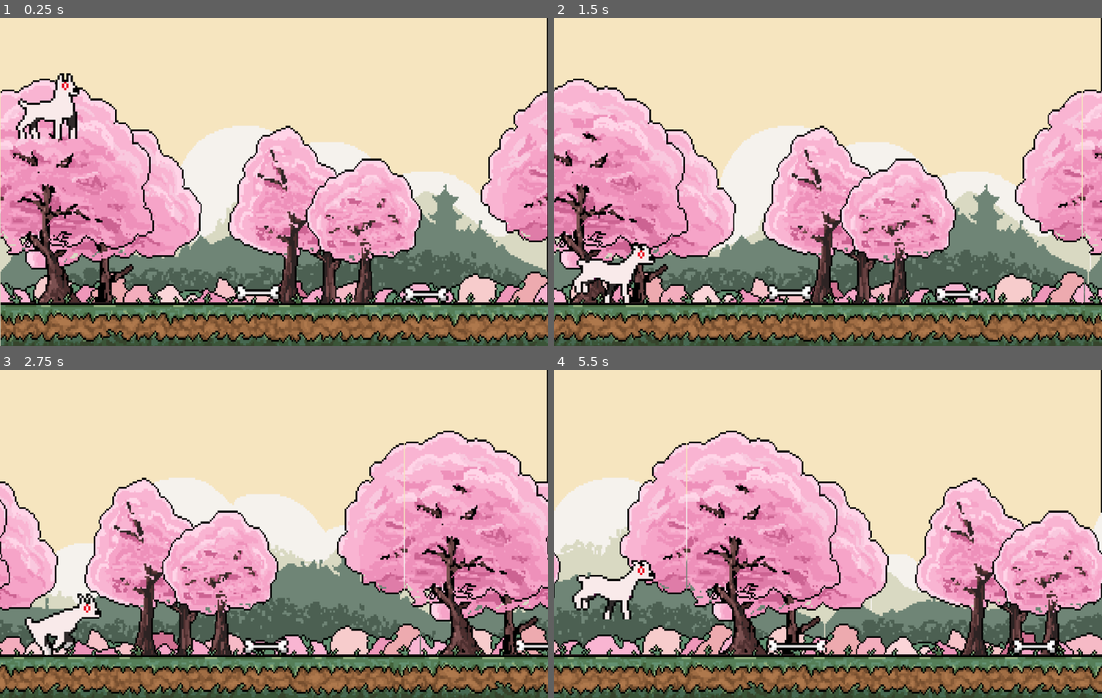
Above: before the commit, frames 1-4 (two rows, left to right).
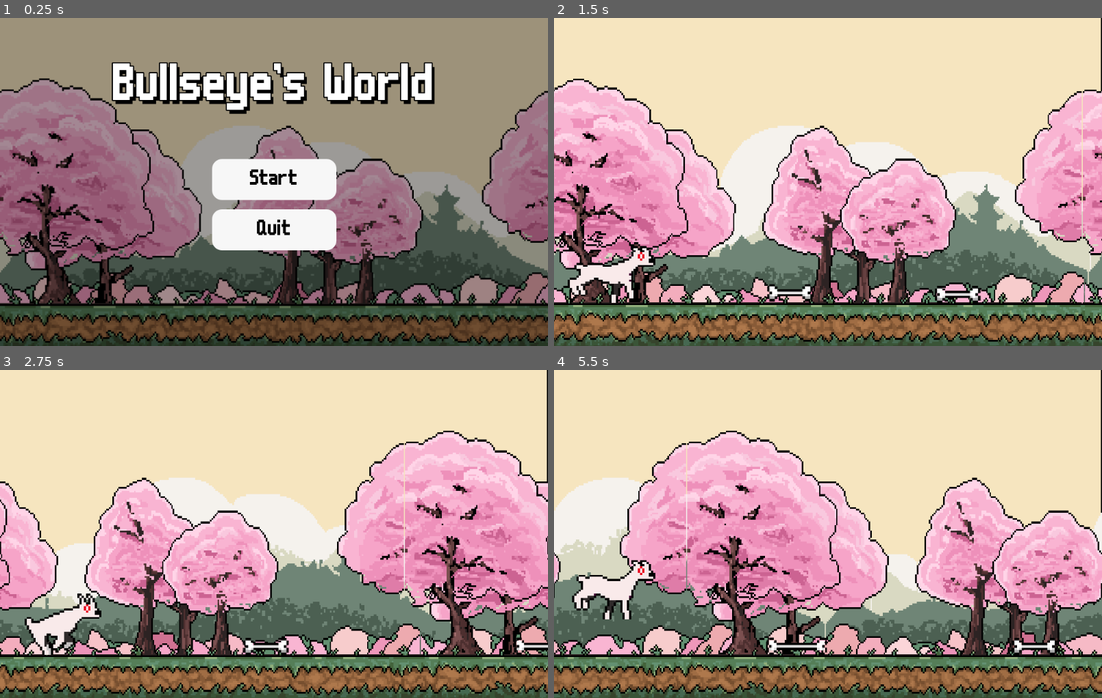
Above: after the commit, the same moments.

Repository: nathaliecstro/cahsiGameStudiosGameJam
Game: Godot game, scene res://scenes/main_menu.tscn
Two runs of this game, one before a commit and one after it. Both use one fixed random seed, a clock stepped at 60 frames per second and the inputs below. Before the commit the project starts from res://levels/level_1.tscn.
Inputs (mouse positions are in pixels of both pictures, inside the frame that each line leads up to):
- Up to frame 1 (0.25 s): no input
- Up to frame 2 (1.5 s): click (828, 178) at 0.5 s, where only the run after the commit has a clickable "Start"; hold D (move_right) from 1.28 s (still down)
- Up to frame 3 (2.75 s): keep holding D (move_right); tap Space (jump) at 1.52, 2.27 s
- Up to frame 4 (5.5 s): release D (move_right) at 2.78 s; hold Left (ui_left) 2.78-3.53 s; hold D (move_right) 3.53-5.03 s; tap Space (jump) at 3.77, 4.52, 5.27 s; hold Left (ui_left) from 5.03 s (still down)

The runs differ from the first frame. In frame 1, 94% of the frame differs, in the area x 0-100%, y 0-100%; in frame 2, 0.7%; in frame 3, 0.2%; in frame 4, 0.2%.

Commit message:
completed game ui and scene transitions

Diff:
--- a/cgs_game_jam_bullseye/levels/final_scene.gd
+++ b/cgs_game_jam_bullseye/levels/final_scene.gd
@@ -1,6 +1,5 @@
 extends Node
 
-const FILE_BEGIN = "res://levels/"
 
 # Called when the node enters the scene tree for the first time.
 func _ready():
@@ -8,5 +7,4 @@
 
 	await get_tree().create_timer(18.5).timeout
 
-	var next_level_path = FILE_BEGIN + "level_1.tscn"
-	get_tree().change_scene_to_file(next_level_path)
+	get_tree().change_scene_to_file("res://scenes/main_menu.tscn")
--- a/cgs_game_jam_bullseye/project.godot
+++ b/cgs_game_jam_bullseye/project.godot
@@ -11,7 +11,7 @@
 [application]
 
 config/name="CGS_game_jam_bullseye"
-run/main_scene="uid://dpk4154t2lh5c"
+run/main_scene="uid://c77vkh3ynjrlp"
 config/features=PackedStringArray("4.4", "Forward Plus")
 config/icon="res://icon.svg"
 
--- /dev/null
+++ b/cgs_game_jam_bullseye/scenes/main_menu.gd
@@ -0,0 +1,20 @@
+extends Control
+
+
+
+# Called when the node enters the scene tree for the first time.
+func _ready() -> void:
+	pass # Replace with function body.
+
+
+# Called every frame. 'delta' is the elapsed time since the previous frame.
+func _process(delta: float) -> void:
+	pass
+
+
+func _on_start_pressed():
+	get_tree().change_scene_to_file("res://levels/level_1.tscn")
+
+
+func _on_quit_pressed():
+	get_tree().quit()
--- /dev/null
+++ b/cgs_game_jam_bullseye/scenes/main_menu.tscn
@@ -0,0 +1,123 @@
+[gd_scene load_steps=9 format=3 uid="uid://c77vkh3ynjrlp"]
+
+[ext_resource type="Script" uid="uid://l4rnlq8alfbc" path="res://scenes/main_menu.gd" id="1_bqqt6"]
+[ext_resource type="Texture2D" uid="uid://cwtbtvuxtry2a" path="res://assets/CGS GJ Art/GUI/main_menu_SS.png" id="1_ekxnf"]
+[ext_resource type="FontFile" uid="uid://dw7esx3n6k17b" path="res://assets/CGS GJ Art/GUI/m6x11.ttf" id="1_l6cm7"]
+
+[sub_resource type="StyleBoxTexture" id="StyleBoxTexture_bqqt6"]
+texture = ExtResource("1_ekxnf")
+modulate_color = Color(0.637843, 0.637843, 0.637843, 1)
+
+[sub_resource type="StyleBoxEmpty" id="StyleBoxEmpty_ekxnf"]
+
+[sub_resource type="StyleBoxFlat" id="StyleBoxFlat_bqqt6"]
+bg_color = Color(0.466218, 0.466167, 0.466176, 1)
+corner_radius_top_left = 18
+corner_radius_top_right = 18
+corner_radius_bottom_right = 18
+corner_radius_bottom_left = 18
+
+[sub_resource type="StyleBoxFlat" id="StyleBoxFlat_wu84c"]
+bg_color = Color(0.466667, 0.466667, 0.466667, 1)
+corner_radius_top_left = 18
+corner_radius_top_right = 18
+corner_radius_bottom_right = 18
+corner_radius_bottom_left = 18
+
+[sub_resource type="StyleBoxFlat" id="StyleBoxFlat_ekxnf"]
+bg_color = Color(0.969141, 0.969135, 0.969137, 1)
+corner_radius_top_left = 18
+corner_radius_top_right = 18
+corner_radius_bottom_right = 18
+corner_radius_bottom_left = 18
+
+[node name="MainMenu" type="Control"]
+layout_mode = 3
+anchors_preset = 15
+anchor_right = 1.0
+anchor_bottom = 1.0
+grow_horizontal = 2
+grow_vertical = 2
+script = ExtResource("1_bqqt6")
+
+[node name="Panel" type="Panel" parent="."]
+layout_mode = 1
+anchors_preset = 15
+anchor_right = 1.0
+anchor_bottom = 1.0
+grow_horizontal = 2
+grow_vertical = 2
+theme_override_styles/panel = SubResource("StyleBoxTexture_bqqt6")
+
+[node name="VBoxContainer" type="VBoxContainer" parent="."]
+layout_mode = 1
+anchors_preset = 8
+anchor_left = 0.5
+anchor_top = 0.5
+anchor_right = 0.5
+anchor_bottom = 0.5
+offset_left = -113.5
+offset_top = -42.0
+offset_right = 113.5
+offset_bottom = 125.0
+grow_horizontal = 2
+grow_vertical = 2
+theme_override_constants/separation = 17
+
+[node name="Button" type="Button" parent="VBoxContainer"]
+layout_mode = 2
+size_flags_vertical = 3
+theme_override_colors/font_disabled_color = Color(0, 0, 0, 1)
+theme_override_colors/font_hover_pressed_color = Color(0, 0, 0, 1)
+theme_override_colors/font_hover_color = Color(0, 0, 0, 1)
+theme_override_colors/font_color = Color(0, 0, 0, 1)
+theme_override_colors/font_focus_color = Color(0, 0, 0, 1)
+theme_override_colors/font_pressed_color = Color(0, 0, 0, 1)
+theme_override_fonts/font = ExtResource("1_l6cm7")
+theme_override_font_sizes/font_size = 40
+theme_override_styles/focus = SubResource("StyleBoxEmpty_ekxnf")
+theme_override_styles/hover = SubResource("StyleBoxFlat_bqqt6")
+theme_override_styles/pressed_mirrored = SubResource("StyleBoxFlat_wu84c")
+theme_override_styles/normal = SubResource("StyleBoxFlat_ekxnf")
+text = "Start"
+
+[node name="Button2" type="Button" parent="VBoxContainer"]
+layout_mode = 2
+size_flags_vertical = 3
+theme_override_colors/font_disabled_color = Color(0, 0, 0, 1)
+theme_override_colors/font_hover_pressed_color = Color(0, 0, 0, 1)
+theme_override_colors/font_hover_color = Color(0, 0, 0, 1)
+theme_override_colors/font_color = Color(0, 0, 0, 1)
+theme_override_colors/font_focus_color = Color(0, 0, 0, 1)
+theme_override_colors/font_pressed_color = Color(0, 0, 0, 1)
+theme_override_fonts/font = ExtResource("1_l6cm7")
+theme_override_font_sizes/font_size = 40
+theme_override_styles/focus = SubResource("StyleBoxEmpty_ekxnf")
+theme_override_styles/hover = SubResource("StyleBoxFlat_bqqt6")
+theme_override_styles/pressed_mirrored = SubResource("StyleBoxFlat_wu84c")
+theme_override_styles/normal = SubResource("StyleBoxFlat_ekxnf")
+text = "Quit"
+
+[node name="Label" type="Label" parent="."]
+layout_mode = 1
+anchors_preset = 8
+anchor_left = 0.5
+anchor_top = 0.5
+anchor_right = 0.5
+anchor_bottom = 0.5
+offset_left = -294.0
+offset_top = -218.0
+offset_right = 294.0
+offset_bottom = -131.0
+grow_horizontal = 2
+grow_vertical = 2
+theme_override_colors/font_shadow_color = Color(0, 0, 0, 1)
+theme_override_constants/shadow_offset_x = 5
+theme_override_constants/shadow_offset_y = 7
+theme_override_constants/outline_size = 8
+theme_override_fonts/font = ExtResource("1_l6cm7")
+theme_override_font_sizes/font_size = 98
+text = "Bullseye's World"
+
+[connection signal="pressed" from="VBoxContainer/Button" to="." method="_on_start_pressed"]
+[connection signal="pressed" from="VBoxContainer/Button2" to="." method="_on_quit_pressed"]
Binary file added: cgs_game_jam_bullseye/assets/CGS GJ Art/GUI/main_menu_SS.png
Not shown, added: cgs_game_jam_bullseye/assets/CGS GJ Art/GUI/main_menu_SS.png.import
Not shown, added: cgs_game_jam_bullseye/scenes/main_menu.gd.uid
